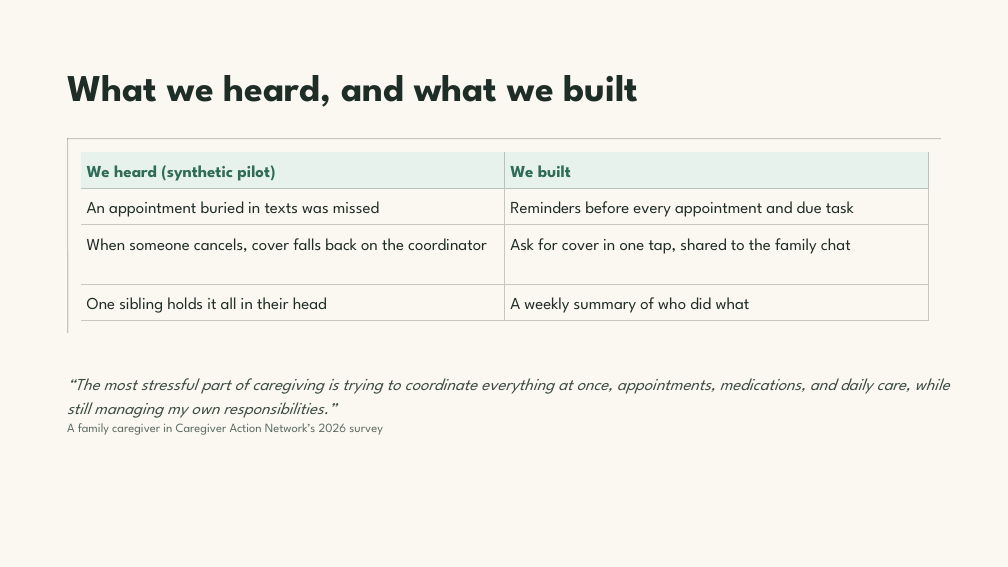
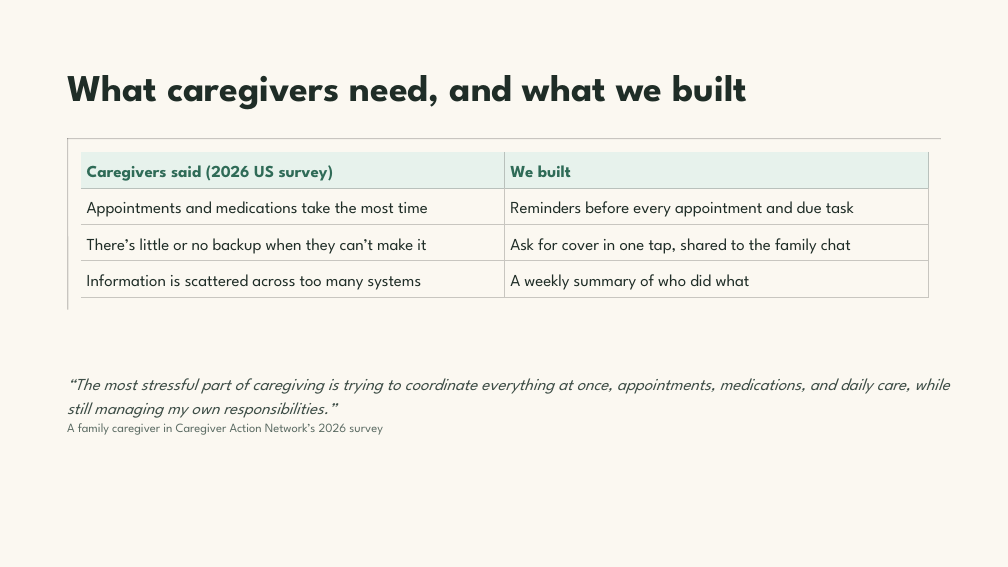
Before and after one commit to Team-Claudia/kindred, a slide deck: slide 4 of docs/pitch/Kindred Demo Day Pitch V3.pptx. Drawn at 1008x567 pixels with LibreOffice and Linux fonts; fonts in the diff are those of the drawing. Boxes give left, top, right and bottom in pixels: in the first picture for what was removed or moved away, otherwise in the second. Text is boxed around its words. In the diff, an @@ line names an element or a change of style, - is before the commit and + after.

```diff
--- a/docs/pitch/Kindred Demo Day Pitch V3.pptx
+++ b/docs/pitch/Kindred Demo Day Pitch V3.pptx
@@ title at <box>67,75,748,110</box>: text changed @@
-What we heard, and what we built
+What caregivers need, and what we built
@@ line moved from (68, 138) - (68, 333) to (68, 138) - (68, 310) @@
@@ table at <box>81,152,928,297</box> @@
-row 1, column 1: We heard (synthetic pilot)
+row 1, column 1: Caregivers said (2026 US survey)
-row 2, column 1: An appointment buried in texts was missed
+row 2, column 1: Appointments and medications take the most time
-row 3, column 1: When someone cancels, cover falls back on the coordinator
+row 3, column 1: There’s little or no backup when they can’t make it
-row 4, column 1: One sibling holds it all in their head
+row 4, column 1: Information is scattered across too many systems
```
Also in this commit, not shown: 1 other slide changed, 1 other file.
